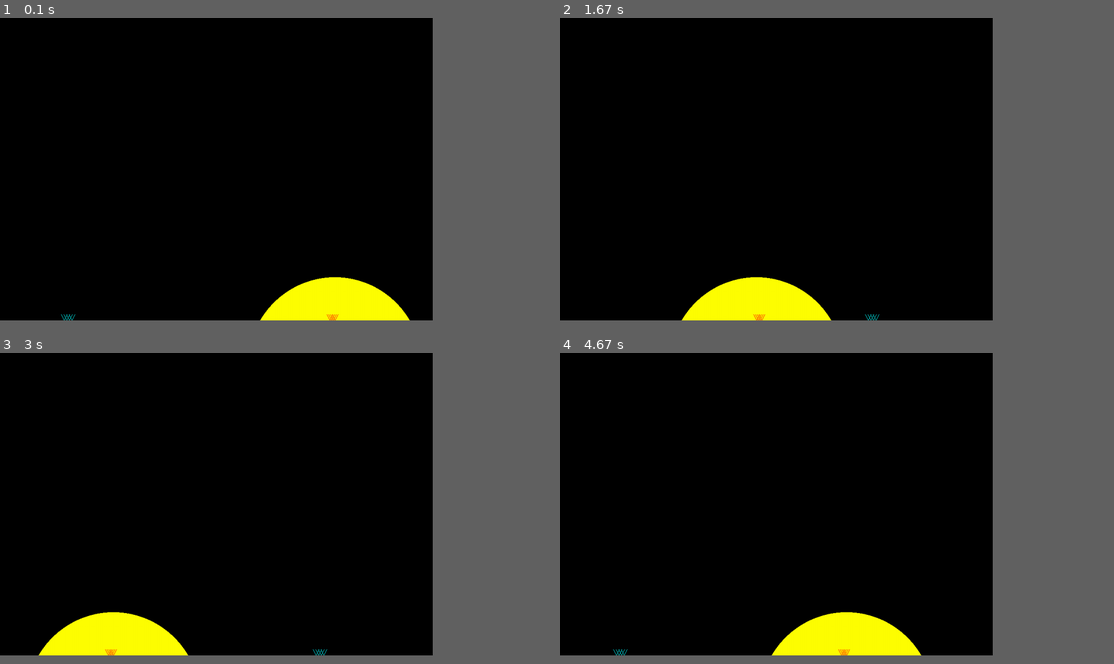
Above: before the commit, frames 1-4 (two rows, left to right).
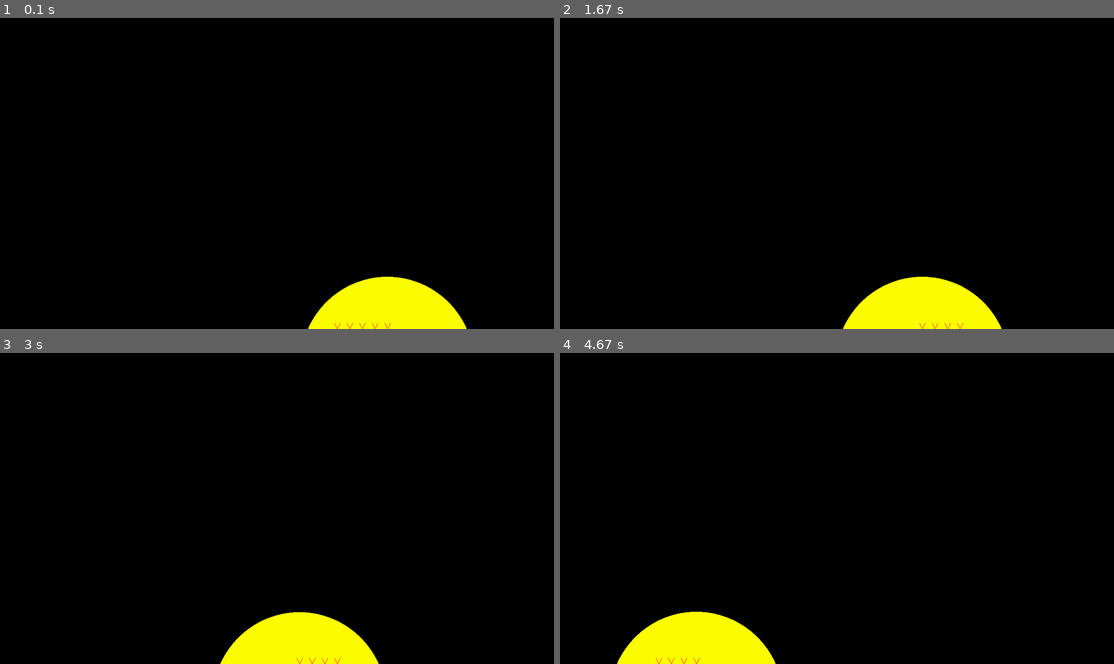
Above: after the commit, the same moments.

Repository: Archanciel/Learning_Pygame
Game: pygame game, started from bouncing_ball_imperfect_collide/bouncing_physics.py
The game is run twice, just before and just after one commit, with the same random seed, the same clock (stepped at 60 frames per second) and the same inputs.
Inputs:
- Up to frame 1 (0.1 s): no input
- Up to frame 2 (1.67 s): no input
- Up to frame 3 (3 s): no input
- Up to frame 4 (4.67 s): no input
In our replay, the window is 703x492 before the commit and 900x506 after it. These sizes can differ from the game's own. Grey fills any space a smaller window leaves; there, only what the larger window draws over its background counts as a difference.

The runs differ from the first frame. In frame 1, 3.4% of the frame differs, in the area x 11-85%, y 83-100%; in frame 2, 6.2%; in frame 3, 6.1%; in frame 4, 6.2%, in the area x 9-66%, y 83-100%.

Commit message:
exploring small angle

Diff:
--- a/bouncing_ball_imperfect_collide/ball_no_sprite_explore.py
+++ b/bouncing_ball_imperfect_collide/ball_no_sprite_explore.py
@@ -54,8 +54,10 @@
 		self.bounceMarkDirection = None
 
 	def update(self):
-		delta_x = round(self.speed * math.cos(self.angleRad))
-		delta_y = round(self.speed * math.sin(self.angleRad))
+		cosAngle = math.cos(self.angleRad)
+		delta_x = round(self.speed * cosAngle)
+		sinAngle = math.sin(self.angleRad)
+		delta_y = round(self.speed * sinAngle)
 		self.rect = self.rect.move(delta_x, -delta_y) # since y coordinate of screen top is 0 !
 		hit_bounds = False
 
--- a/bouncing_ball_imperfect_collide/bouncing_physics.py
+++ b/bouncing_ball_imperfect_collide/bouncing_physics.py
@@ -13,7 +13,7 @@
 COLORS = [WHITE, RED, GREEN, BLUE, YELLOW]
 
 firstBall = True
-secondBall = True
+secondBall = False
 
 class Game:
 	def __init__(self):
@@ -44,7 +44,7 @@
 			width = PC_WIDTH
 			height = PC_HEIGHT
 
-		self.screen = pg.display.set_mode((width, height))
+		self.screen = pg.display.set_mode((width, height), pg.FULLSCREEN)
 		pg.display.set_caption(TITLE)
 		self.playing = False
 		self.running = True
@@ -74,8 +74,8 @@
 							radius=200,
 							startX=550,
 							startY=600,
-							speed=6,
-							angle=-45)
+							speed=29, # 29 = minimum speed for angle 1 degree
+							angle=1)
 			else:
 				ball = Ball(screen=self.screen,
 							allBalls=self.allBalls,
@@ -84,8 +84,8 @@
 							radius=70,
 							startX=200,
 							startY=500,
-							speed=2,
-							angle=45)
+							speed=29,
+							angle=1)
 
 			self.allBalls.append(ball)
 
--- a/bouncing_ball_imperfect_collide/settings.py
+++ b/bouncing_ball_imperfect_collide/settings.py
@@ -1,11 +1,11 @@
 # game options/settings
 TITLE = "My bouncing ball imperfect collission"
 WINDOWS_LOCATION = '100,15'
-TABLET_WIDTH = 1000
-TABLET_HEIGHT = 700
-PC_WIDTH = 800
-PC_HEIGHT = 800
-FPS = 600
+TABLET_WIDTH = 0
+TABLET_HEIGHT = 0
+PC_WIDTH = int(2160 / 1.6865)
+PC_HEIGHT = int(1440 / 2)
+FPS = 100
 
 # define colors
 WHITE = (255, 255, 255)
